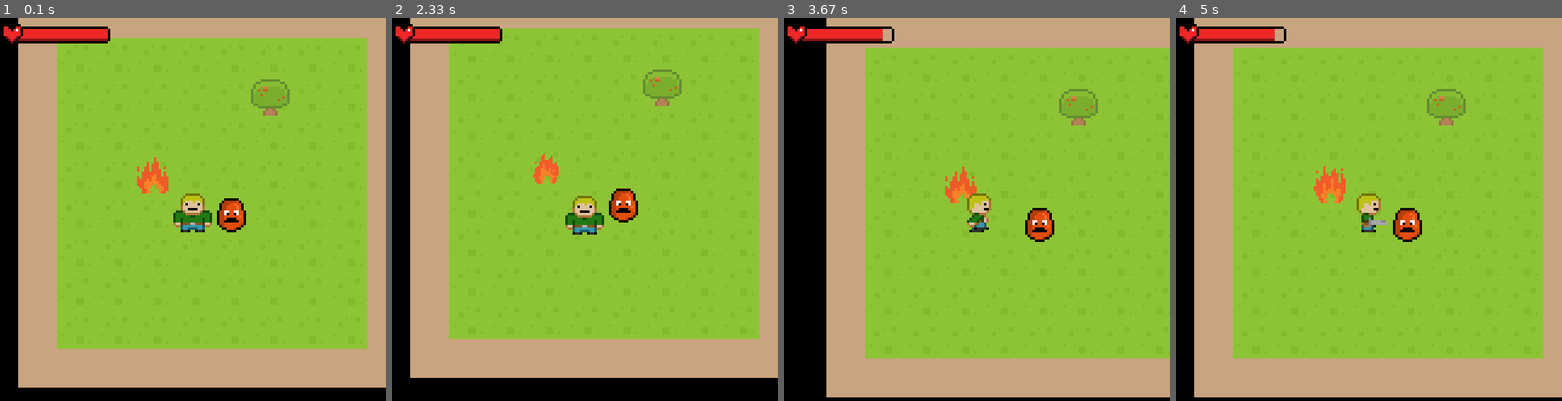
Above: before the commit, frames 1-4 (left to right).
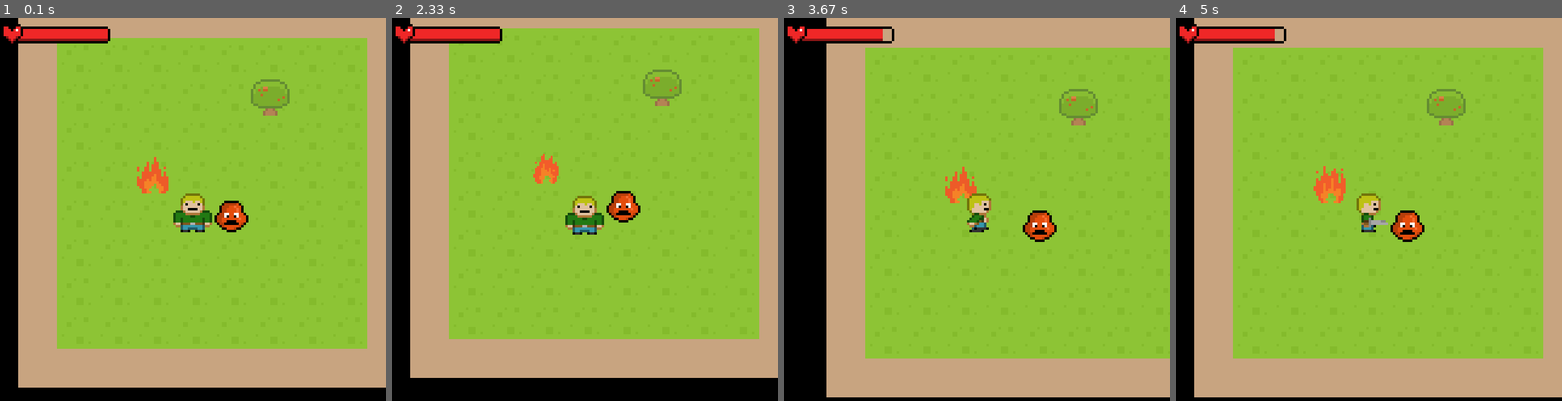
Above: after the commit, the same moments.

Repository: Flashweb14/PyGameRPG
Game: pygame game, started from RPG/__main__.py
The game is run twice, just before and just after one commit, with the same random seed, the same clock (stepped at 60 frames per second) and the same inputs.
Inputs:
- Up to frame 1 (0.1 s): no input
- Up to frame 2 (2.33 s): hold D 0.33-0.8 s; hold D 0.83-1.13 s; hold D 1.17-1.63 s; hold D 1.67-2.2 s; hold S from 2.23 s (still down)
- Up to frame 3 (3.67 s): release S at 2.53 s; hold A 2.57-2.97 s; hold W 3-3.37 s; hold D from 3.4 s (still down)
- Up to frame 4 (5 s): release D at 4.03 s; hold D 4.07-4.43 s; hold D 4.47-4.93 s; tap Space at 4.97 s

The runs differ from the first frame. In frame 1, 0.3% of the frame differs, in the area x 55-65%, y 47-55%; in frame 2, 0.3%; in frame 3, 0.3%; in frame 4, 0.3%.

Commit message:
:sparkles: Добавление red slime и возможности наносить урон врагам

Diff:
--- /dev/null
+++ b/RPG/scripts/base_enemy.py
@@ -0,0 +1,11 @@
+import pygame
+from RPG.scripts.game_object import GameObject
+from RPG.scripts.utilities import load_image
+
+
+class BaseEnemy(GameObject):
+    def __init__(self, game, image, x, y, hp, damage):
+        super().__init__(game, image,
+                         x, y, game.all_sprites, game.enemy_group)
+        self.hp = hp
+        self.damage = damage
--- a/RPG/scripts/consts.py
+++ b/RPG/scripts/consts.py
@@ -29,4 +29,8 @@
 PLAYER_RIGHT_SWORD = load_image('resources/sprites/player/sword/player_right_sword.png')
 PLAYER_LEFT_SWORD = pygame.transform.flip(PLAYER_RIGHT_SWORD, True, False)
 
+RED_SLIME_1 = load_image('resources/sprites/enemies/red_slime/red_slime_1.png')
+RED_SLIME_2 = load_image('resources/sprites/enemies/red_slime/red_slime_2.png')
+RED_SLIME_3 = load_image('resources/sprites/enemies/red_slime/red_slime_3.png')
+
 HP_BAR_FULL = load_image('resources/sprites/gui/hp_bar/hp_bar_10.png')
--- a/RPG/scripts/enemy.py
+++ /dev/null
@@ -1,10 +0,0 @@
-import pygame
-from RPG.scripts.game_object import GameObject
-from RPG.scripts.utilities import load_image
-
-
-class BaseEnemy(GameObject):
-    def __init__(self, game, x, y, hp):
-        super().__init__(game, load_image('resources/sprites/enemies/red_slime/red_slime_1.png'),
-                         x, y, game.all_sprites, game.enemy_group, game.walls_group)
-        self.hp = hp
--- a/RPG/scripts/game.py
+++ b/RPG/scripts/game.py
@@ -5,7 +5,7 @@
 from RPG.scripts.camera import Camera
 from RPG.scripts.gui import HealthBar
 from RPG.scripts.fire import Fire
-from RPG.scripts.enemy import BaseEnemy
+from RPG.scripts.red_slime import RedSlime
 
 pygame.init()
 
@@ -27,6 +27,9 @@
         self.gui_group = pygame.sprite.Group()
         self.harm_sprites = pygame.sprite.Group()
         self.enemy_group = pygame.sprite.Group()
+
+        self.groups = [self.all_sprites, self.player_group, self.walls_group, self.background_group,
+                       self.gui_group, self.harm_sprites, self.enemy_group]
 
         self.hp_bar = None
 
@@ -56,7 +59,7 @@
         Fire(self, 3, 4)
         self.player = Player(*player)
         Tile(*tree)
-        BaseEnemy(self, 5, 5, 5)
+        RedSlime(self, 5, 5)
         self.hp_bar = HealthBar(self, 5, 10)
 
     def start_new_game(self, level):
--- a/RPG/scripts/player.py
+++ b/RPG/scripts/player.py
@@ -83,7 +83,8 @@
                 self.animation += 1
                 self.rect.x += self.speed_dict[direction][0]
                 self.rect.y += self.speed_dict[direction][1]
-                if pygame.sprite.spritecollideany(self, self.game.walls_group):
+                if (pygame.sprite.spritecollideany(self, self.game.walls_group) or
+                        pygame.sprite.spritecollideany(self, self.game.enemy_group)):
                     self.rect.x -= self.speed_dict[direction][0]
                     self.rect.y -= self.speed_dict[direction][1]
 
--- /dev/null
+++ b/RPG/scripts/red_slime.py
@@ -0,0 +1,25 @@
+import pygame
+from RPG.scripts.base_enemy import BaseEnemy
+from RPG.scripts.utilities import load_image
+from RPG.scripts.consts import RED_SLIME_1, RED_SLIME_2, RED_SLIME_3
+
+
+class RedSlime(BaseEnemy):
+    def __init__(self, game, x, y):
+        super().__init__(game, RED_SLIME_1, x, y, 5, 1)
+        self.animation_list = [RED_SLIME_1, RED_SLIME_2, RED_SLIME_3]
+
+    def update(self):
+        if self.game.count % 10 == 0:
+            if self.animation_list.index(self.image) < 2:
+                self.image = self.animation_list[self.animation_list.index(self.image) + 1]
+            else:
+                self.image = self.animation_list[0]
+
+        if self.hp <= 0:
+            self.die()
+
+    def die(self):
+        for group in self.game.groups:
+            if self in group:
+                group.remove(self)
